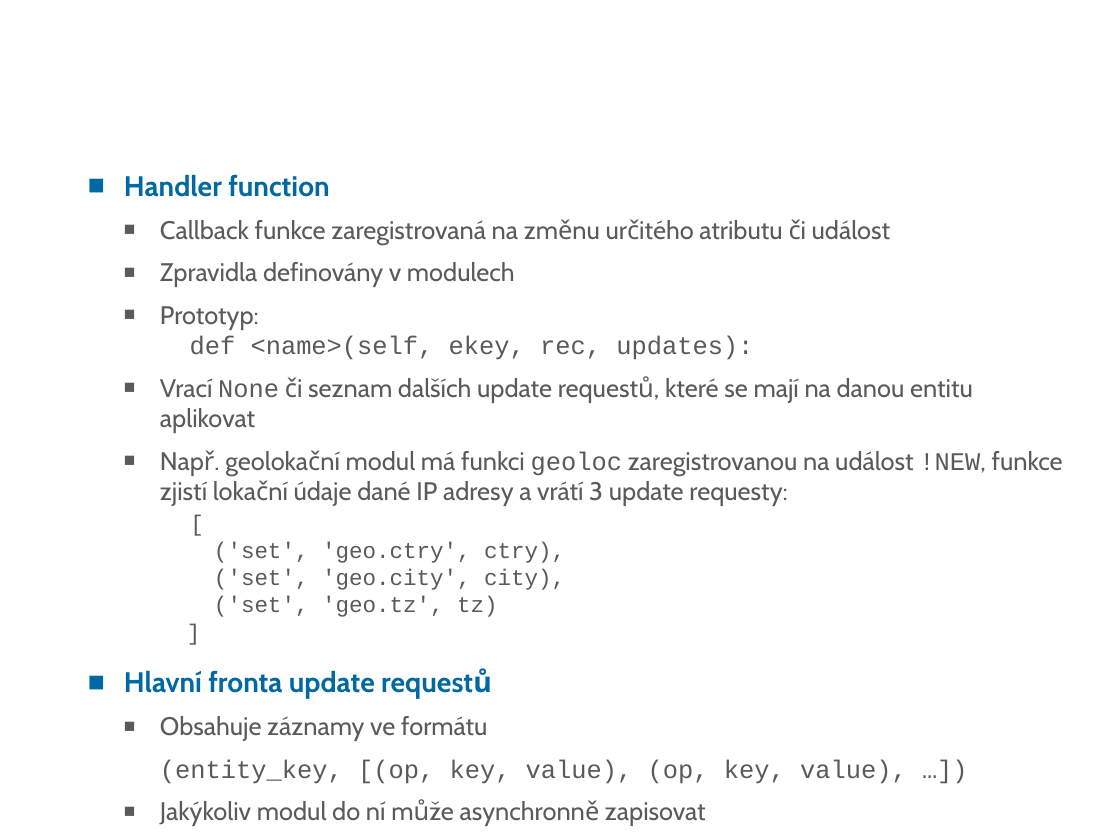
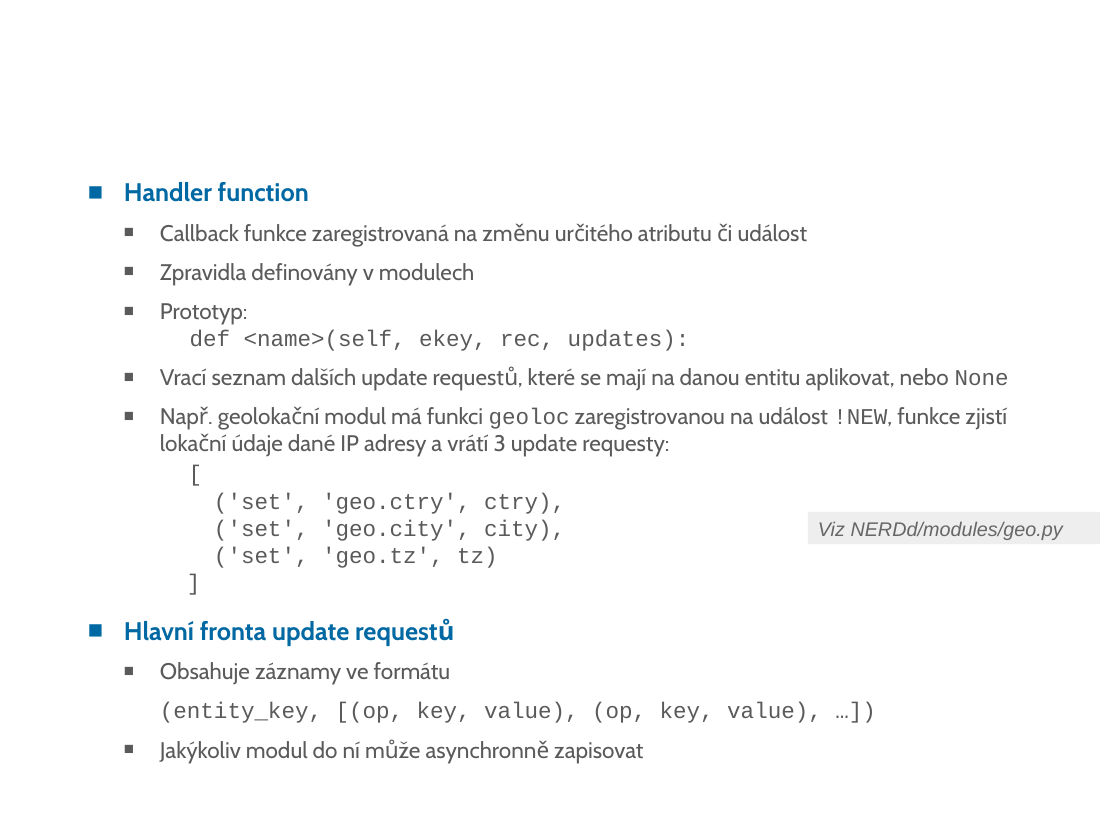
Before and after one commit to CESNET/NERD, a slide deck: slide 22 of doc/NERD_intro_for_developers_(CZ).odp (slide 16 before the commit). Drawn at 1120x840 pixels with LibreOffice and Linux fonts; fonts in the diff are those of the drawing; background and template pictures are left out. Boxes give left, top, right and bottom in pixels: in the first picture for what was removed or moved away, otherwise in the second. Text is boxed around its words. In the diff, an @@ line names an element or a change of style, - is before the commit and + after.

```diff
--- a/doc/NERD_intro_for_developers_(CZ).odp
+++ b/doc/NERD_intro_for_developers_(CZ).odp
@@ text "Handler function": place and size @@
-text "Handler function" at <box>124,174,1063,826</box>
+text "Handler function" at <box>124,182,1009,763</box>
@@ text at <box>124,182,1007,763</box>: size 20 to 18 pt in "Handler function", "Hlavní fronta update requestů"; size 18 to 16 pt in "Callback funkce zaregistrovaná na změnu určitého atributu ...", "Zpravidla definovány v modulech", "Prototyp: def <name>(self, ekey, rec, updates):", "Např. geolokační modul má funkci geoloc zaregistrovanou ..." and 3 more places @@
@@ text at <box>160,368,1009,391</box>: text changed; size 18 to 16 pt @@
-  ■ Vrací None či seznam dalších update requestů, které se mají na danou entitu aplikovat
+  ■ Vrací seznam dalších update requestů, které se mají na danou entitu aplikovat, nebo None
@@ rectangle added at <box>808,512,1100,545</box>, fill #EEEEEE, 14 pt, text #666666, italic @@
+Viz NERDd/modules/geo.py
```
Also in this commit, not shown: 11 other slides changed, 11 slides added, 10 slides removed, 1 other file.
